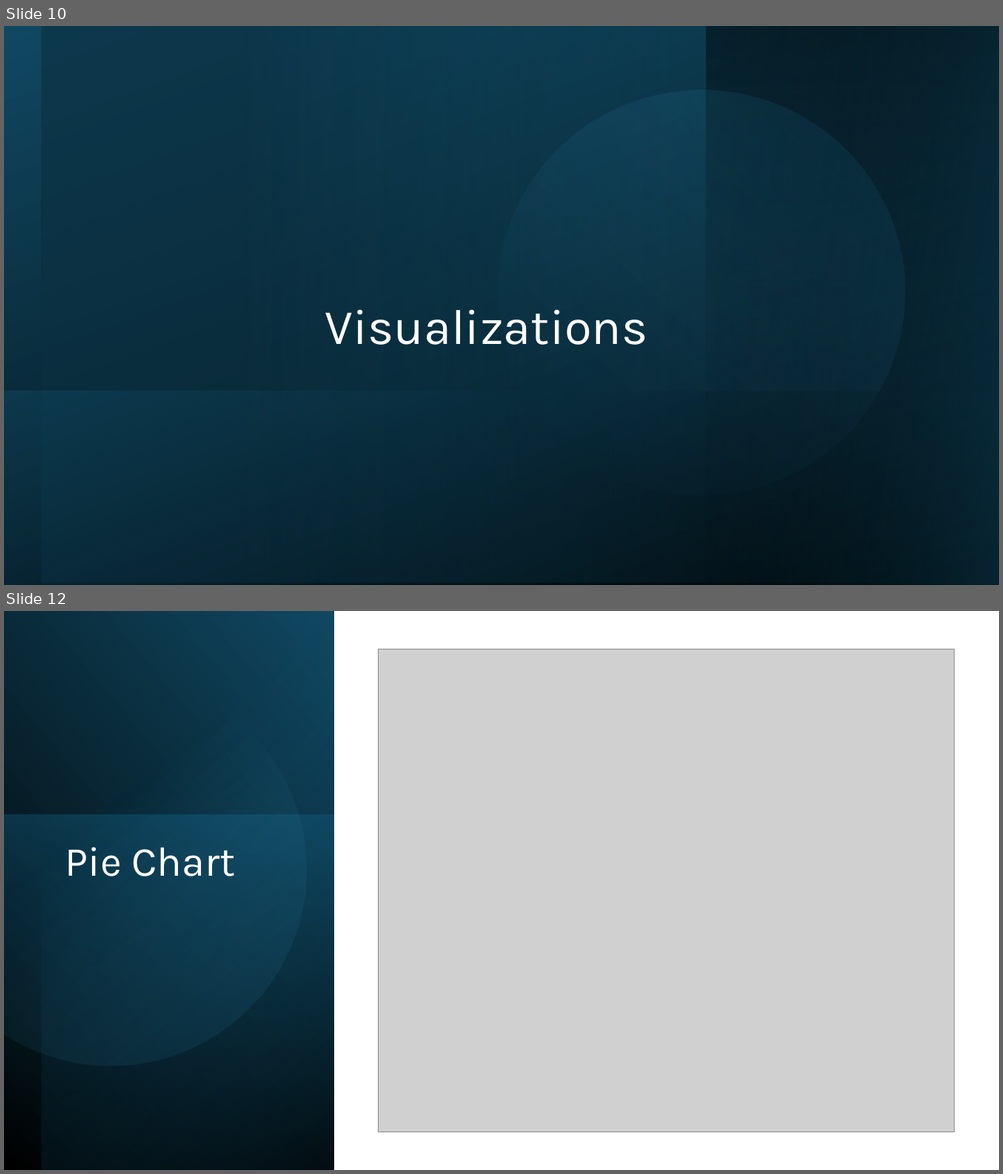
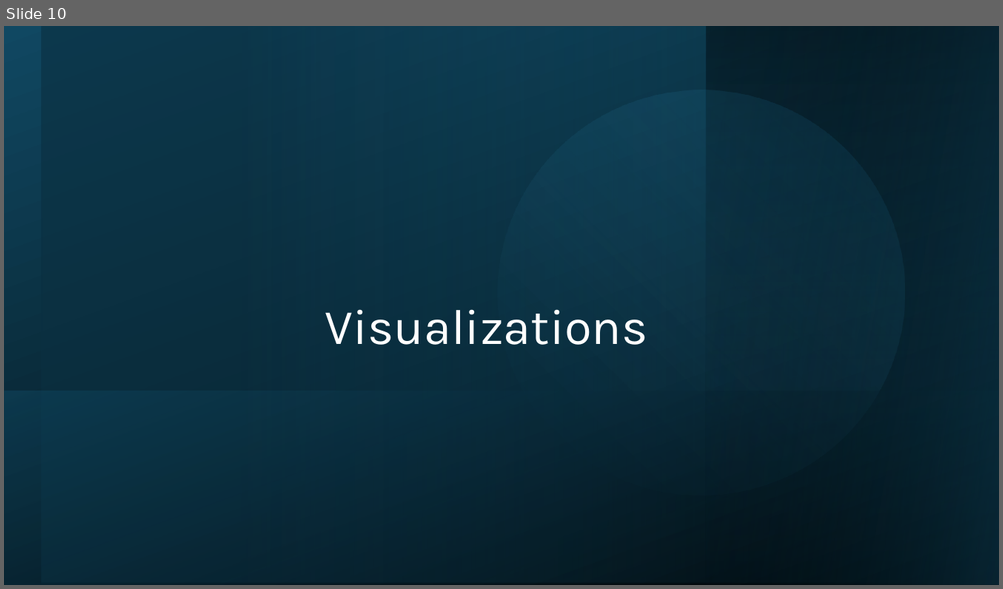
Before and after one commit to cbhutley/Lyft-Payment-Verification, a slide deck: Lyft Earnings Commitment Verification.pptx. Shown one above the other, each under a label of ours: slides 10 and 12 before the commit, slide 10 after it; the slides between them are not shown. The pictures are 1003x1174 and 1003x589 pixels, drawn with LibreOffice and Linux fonts; fonts in the diff are those of the drawing; grey boxes stand for pictures. Boxes give left, top, right and bottom in pixels: in the first picture for what was removed or moved away, otherwise in the second. Text is boxed around its words. In the diff, an @@ line names an element or a change of style, - is before the commit and + after.

```diff
--- a/Lyft Earnings Commitment Verification.pptx
+++ b/Lyft Earnings Commitment Verification.pptx
@@ slide 12 removed at [4, 611, 999, 1170], background #FFFFFF @@
@@ rectangle removed at [4, 611, 334, 1170] @@
@@ rectangle removed at [41, 611, 334, 1170] @@
@@ freeform shape removed at [4, 649, 342, 1101] @@
@@ picture removed at [378, 649, 954, 1133] @@
@@ rectangle removed at [4, 815, 334, 1170] @@
@@ title removed at [65, 847, 235, 877] @@
-Pie Chart
```
Also in this commit, not shown: 6 slides changed, 4 slides added.
